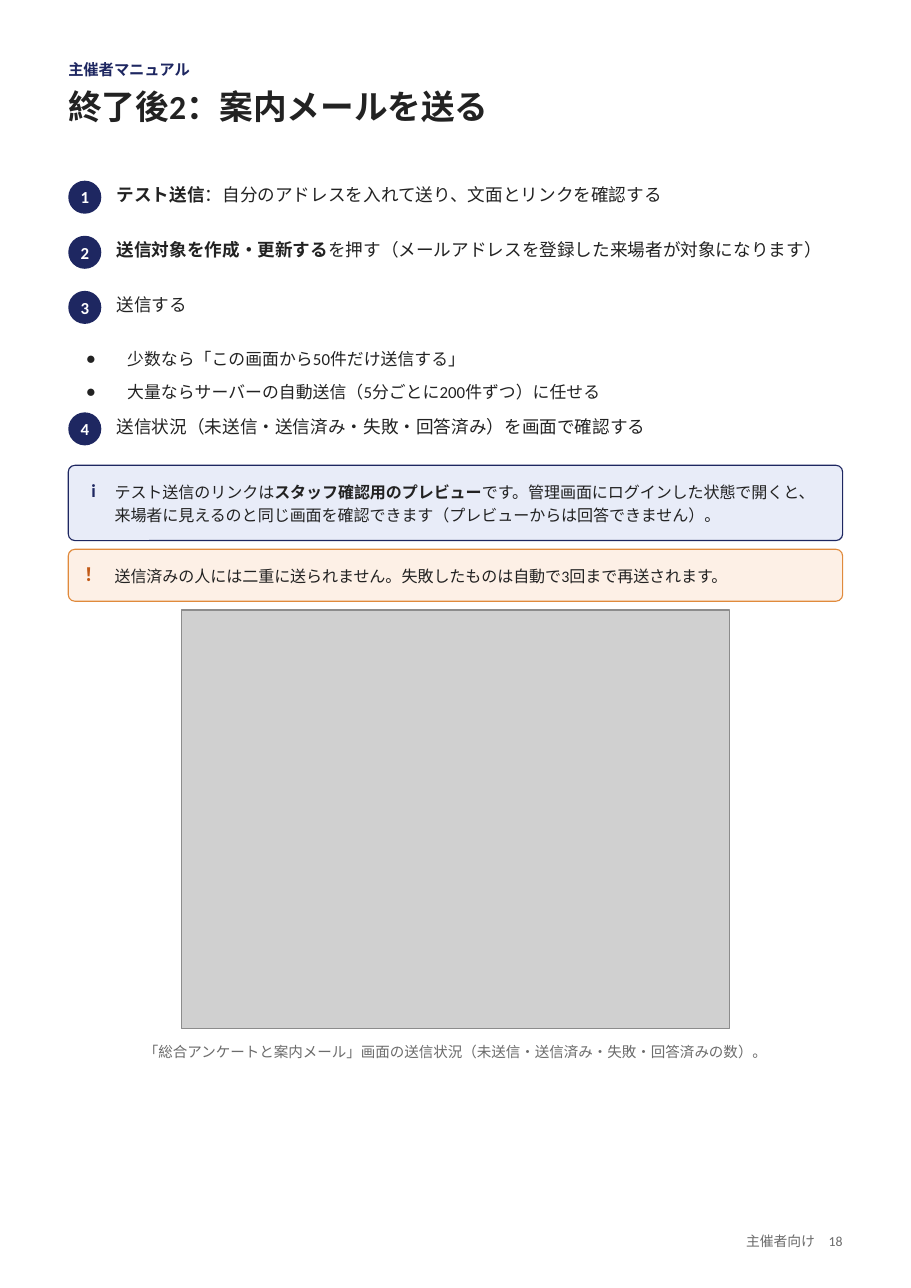
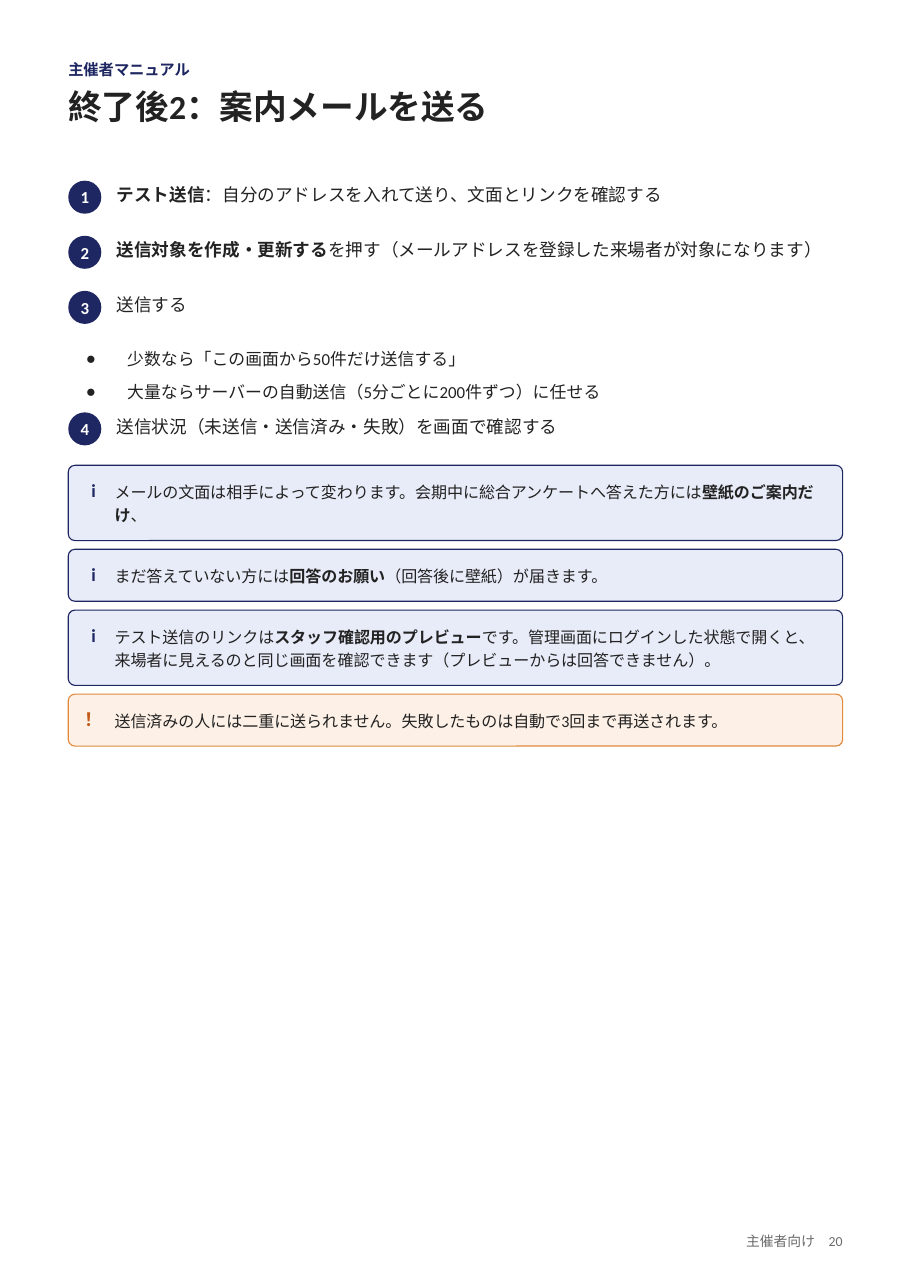
Before and after one commit to nisplus/enque, a slide deck: slide 20 of docs/manual-organizer.pptx (slide 18 before the commit). Drawn at 911x1288 pixels with LibreOffice and Linux fonts; fonts in the diff are those of the drawing; grey boxes stand for pictures. Boxes give left, top, right and bottom in pixels: in the first picture for what was removed or moved away, otherwise in the second. Text is boxed around its words. In the diff, an @@ line names an element or a change of style, - is before the commit and + after.

```diff
--- a/docs/manual-organizer.pptx
+++ b/docs/manual-organizer.pptx
@@ text at (117,418,558,435): text changed @@
-送信状況（未送信・送信済み・失敗・回答済み）を画面で確認する
+送信状況（未送信・送信済み・失敗）を画面で確認する
@@ text added at (115,484,814,522), 10.5 pt, text #222222 @@
+メールの文面は相手によって変わります。会期中に総合アンケートへ答えた方には壁紙のご案内だけ、
@@ rounded rectangle at (68,550,843,601): fill #FDF0E6 to #E8ECF8; outline #E08A3C 0.75 pt to #1E2761 0.75 pt @@
@@ text added at (91,568,95,581), 12 pt, text #1E2761, bold @@
+i
@@ text added at (115,568,608,584), 10.5 pt, text #222222 @@
+まだ答えていない方には回答のお願い（回答後に壁紙）が届きます。
@@ rounded rectangle added at (68,610,843,685), fill #E8ECF8, outline #1E2761 0.75 pt @@
@@ text added at (91,629,95,642), 12 pt, text #1E2761, bold @@
+i
@@ picture removed at (182,610,730,1029) @@
@@ rounded rectangle added at (68,694,843,746), fill #FDF0E6, outline #E08A3C 0.75 pt @@
@@ 3 texts: place and size @@
-3 texts at (79,484,815,589)
+3 texts at (79,629,815,734)
@@ text removed at (144,1044,767,1058) @@
-「総合アンケートと案内メール」画面の送信状況（未送信・送信済み・失敗・回答済みの数）。
@@ text at (746,1234,843,1247): text changed @@
-主催者向け 18
+主催者向け 20
```
Also in this commit, not shown: 15 other slides changed, 3 slides added, 31 other files.
